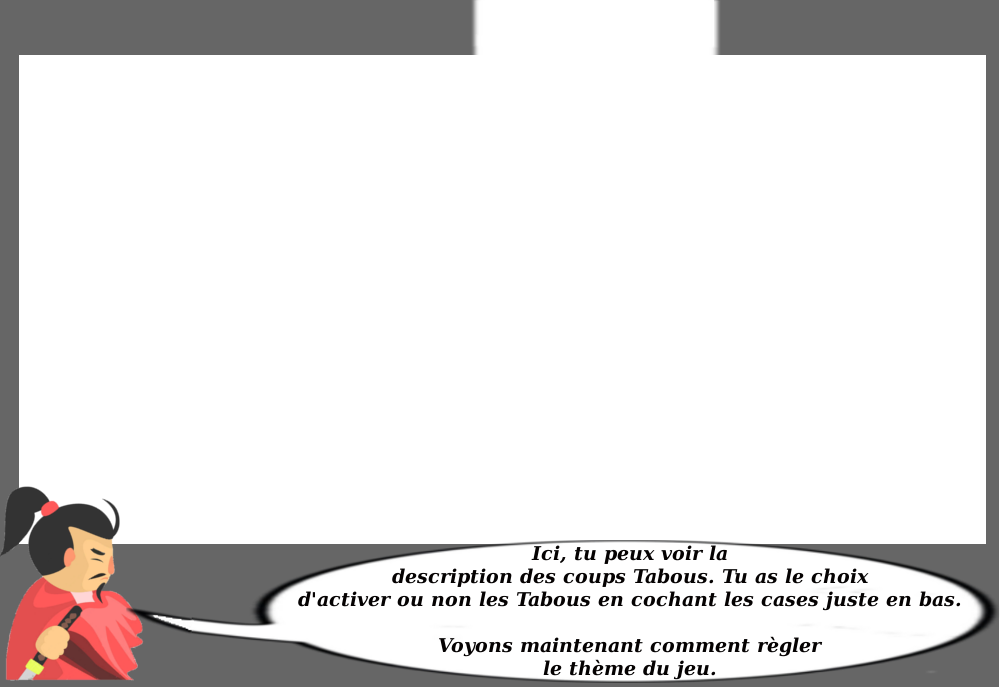
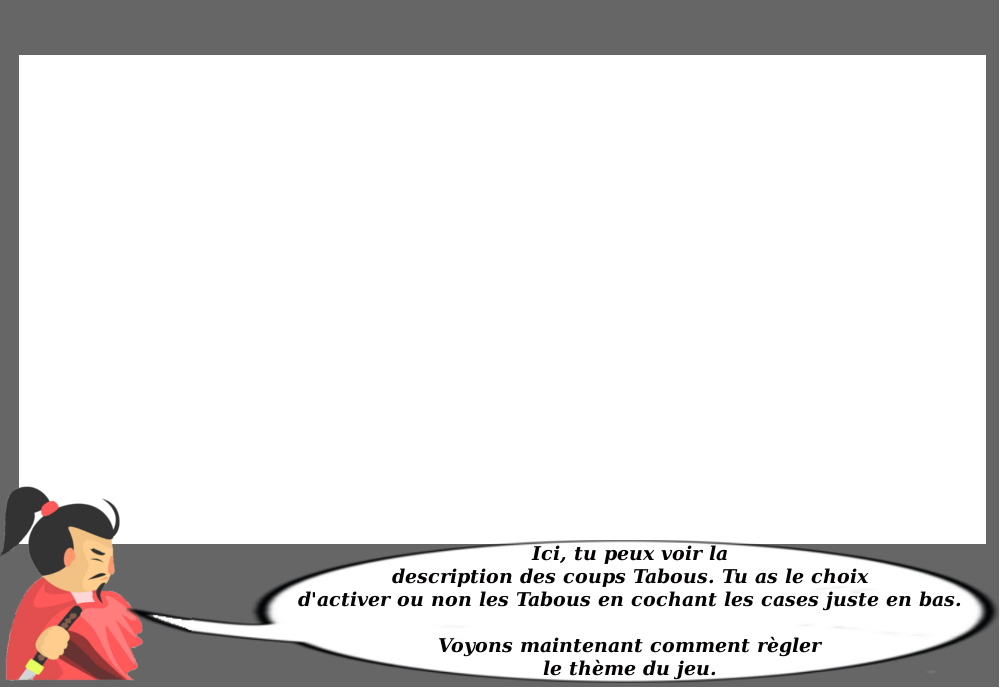
Comparing the layer stacks of the two 1000×688 images. Changes:
painted on "Calque #1" over [471, 0, 721, 55]
